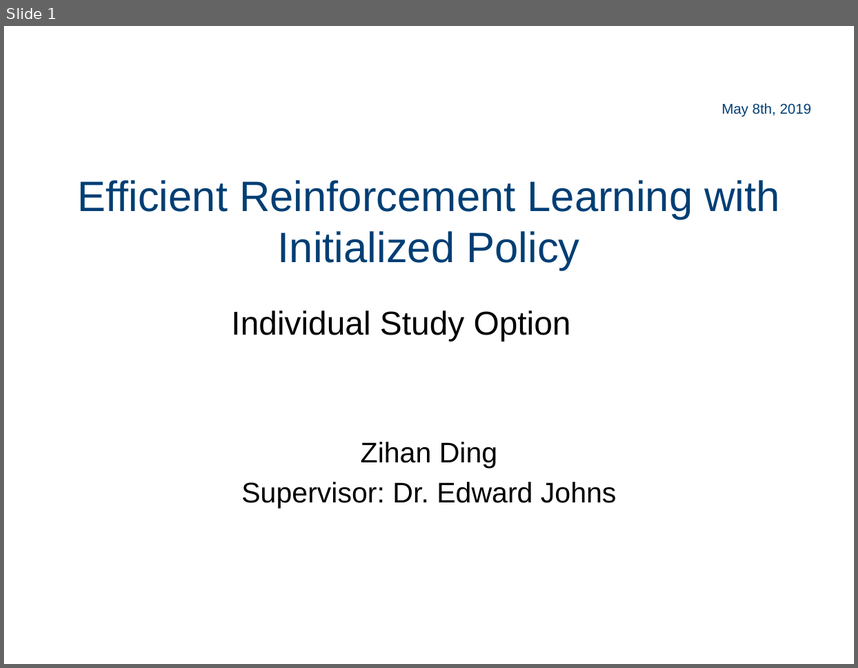
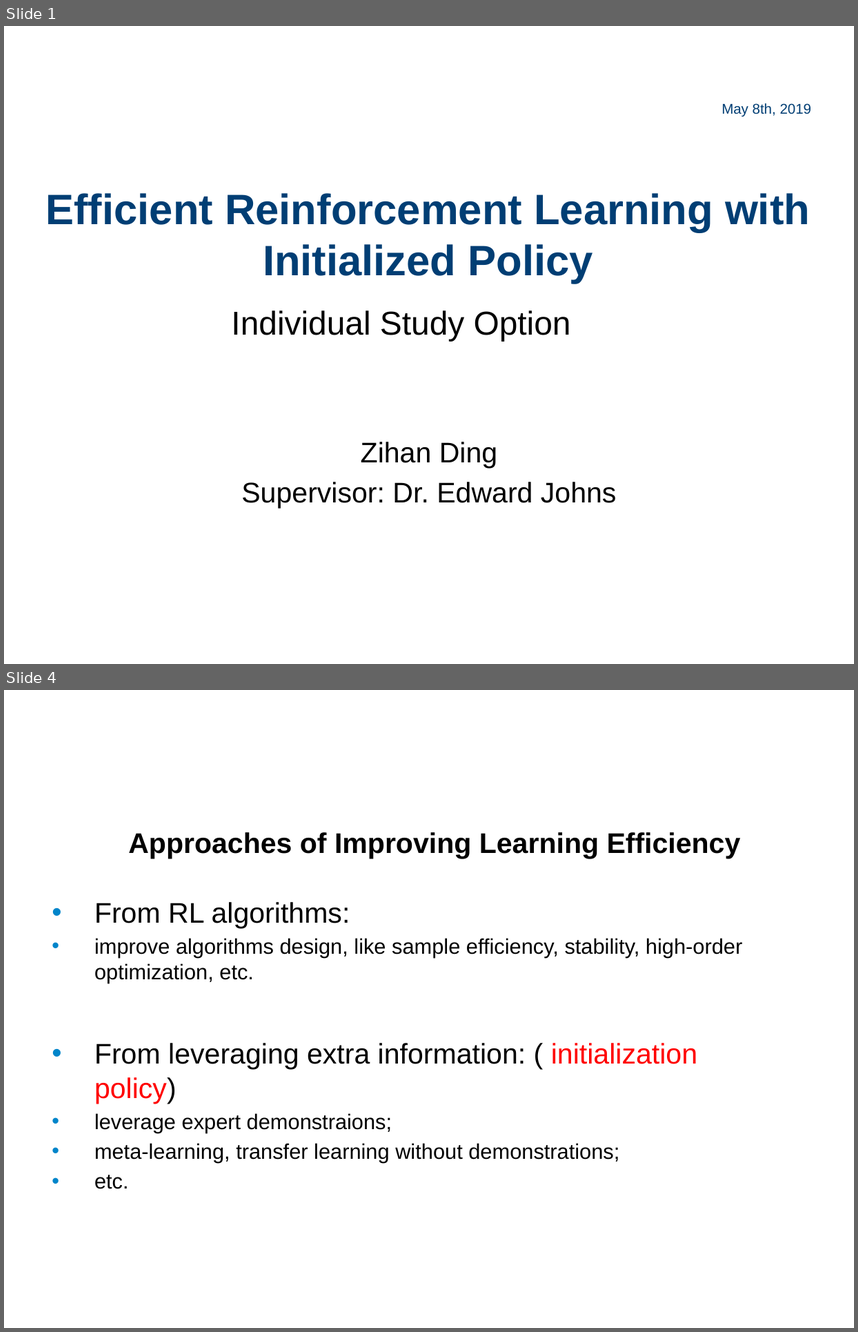
Before and after one commit to quantumiracle/Benchmark-Efficient-Reinforcement-Learning-with-Demonstrations, a slide deck: document/PPT/ISO_pre.pptx. Shown one above the other, each under a label of ours: slide 1 before the commit, slides 1 and 4 after it; the slides between them are not shown. The pictures are 858x668 and 858x1332 pixels, drawn with LibreOffice and Linux fonts; fonts in the diff are those of the drawing; background and template pictures are left out. Boxes give left, top, right and bottom in pixels: in the first picture for what was removed or moved away, otherwise in the second. Text is boxed around its words. In the diff, an @@ line names an element or a change of style, - is before the commit and + after.

```diff
--- a/document/PPT/ISO_pre.pptx
+++ b/document/PPT/ISO_pre.pptx
@@ slide 4 added at <box>4,690,854,1328</box>, background picture (left out) @@
@@ title added at <box>128,832,741,859</box>, 24 pt, text #000000, bold @@
+Approaches of Improving Learning Efficiency
@@ subtitle added at <box>94,902,742,1189</box>, 18 pt, text #000000 @@
+• From RL algorithms:
+• improve algorithms design, like sample efficiency, stability, high-order optimization, etc.
+• From leveraging extra information: ( initialization policy)
+• leverage expert demonstraions;
+• meta-learning, transfer learning without demonstrations;
+• etc.
@@ slide 1 changed as well @@
@@ title "Efficient Reinforcement Learning with Initialized ...": place and size @@
-title "Efficient Reinforcement Learning with Initialized ..." at <box>77,180,780,270</box>
+title "Efficient Reinforcement Learning with Initialized ..." at <box>45,193,810,283</box>
@@ title "Efficient Reinforcement Learning with Initialized ..." at <box>45,193,810,283</box>: bold on @@
```
Also in this commit, not shown: 1 other slide changed, 32 other slides added, 7 slides removed, 26 other files.
